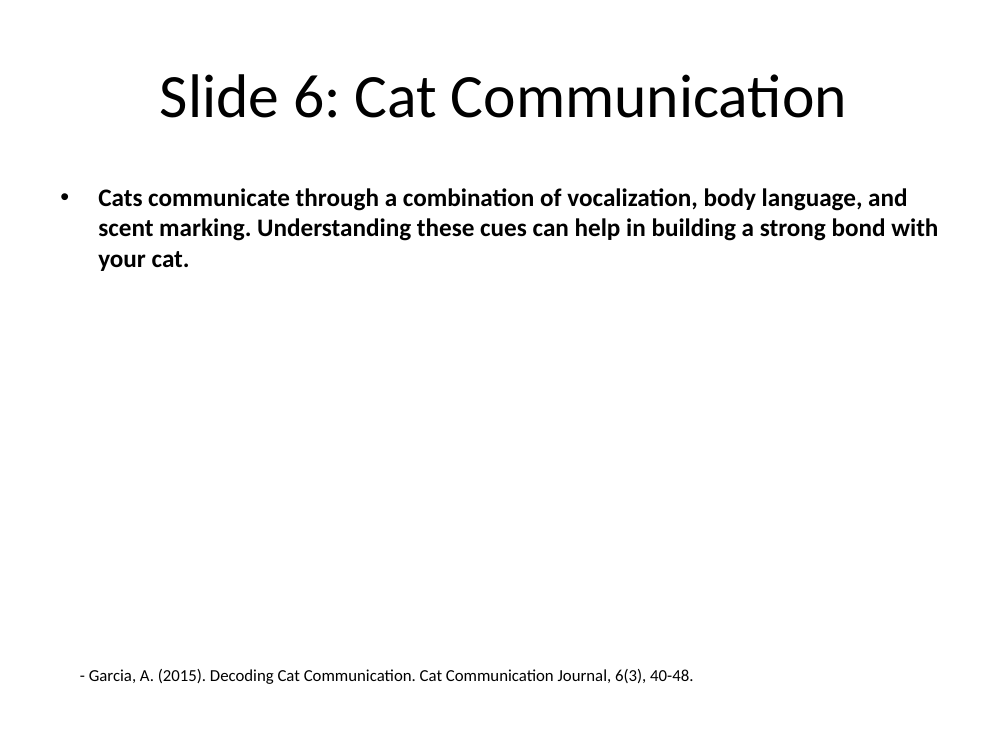
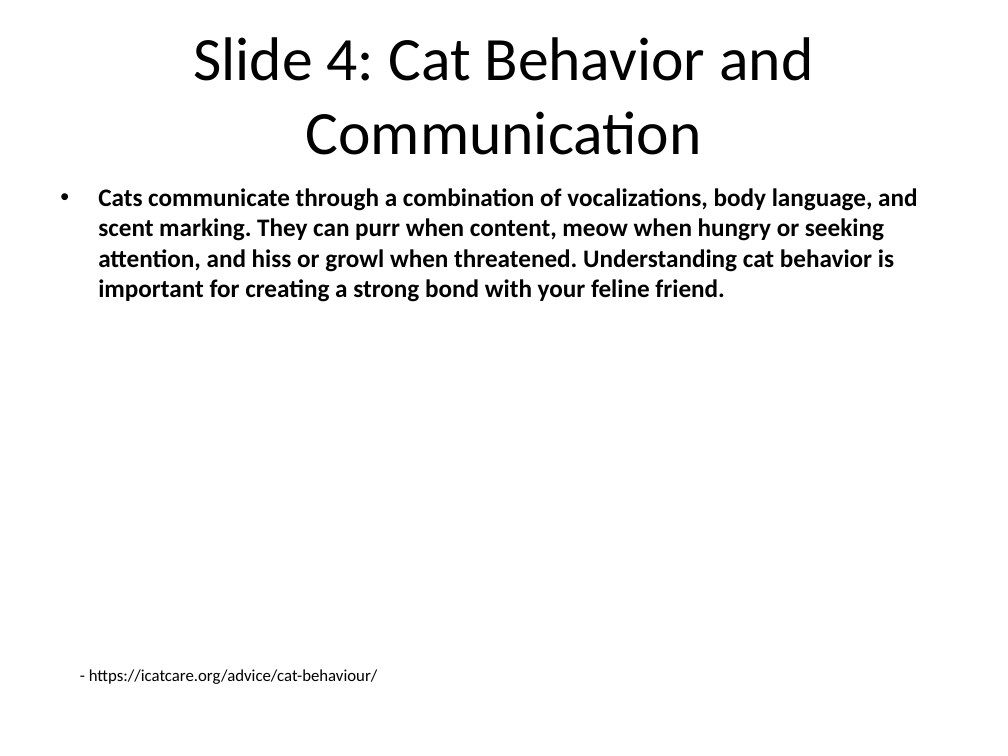
Before and after one commit to infrasvc-magang/test, a slide deck: slide 5 of backend/project/PPTX/Cat_presentation.pptx (slide 7 before the commit). Drawn at 1008x756 pixels with LibreOffice and Linux fonts; fonts in the diff are those of the drawing. Boxes give left, top, right and bottom in pixels: in the first picture for what was removed or moved away, otherwise in the second. Text is boxed around its words. In the diff, an @@ line names an element or a change of style, - is before the commit and + after.

```diff
--- a/backend/project/PPTX/Cat_presentation.pptx
+++ b/backend/project/PPTX/Cat_presentation.pptx
@@ title at <box>193,37,813,155</box>: text changed @@
-Slide 6: Cat Communication
+Slide 4: Cat Behavior and Communication
@@ text at <box>98,188,917,302</box>: text changed @@
-• Cats communicate through a combination of vocalization, body language, and scent marking. Understanding these cues can help in building a strong bond with your cat.
+• Cats communicate through a combination of vocalizations, body language, and scent marking. They can purr when content, meow when hungry or seeking attention, and hiss or growl when threatened. Understanding cat behavior is important for creating a strong bond with your feline friend.
@@ text at <box>89,669,378,684</box>: text changed @@
-- Garcia, A. (2015). Decoding Cat Communication. Cat Communication Journal, 6(3), 40-48.
+- https://icatcare.org/advice/cat-behaviour/
```
Also in this commit, not shown: 8 other slides changed, 1 slide added, 1 slide removed, 5 other files.
